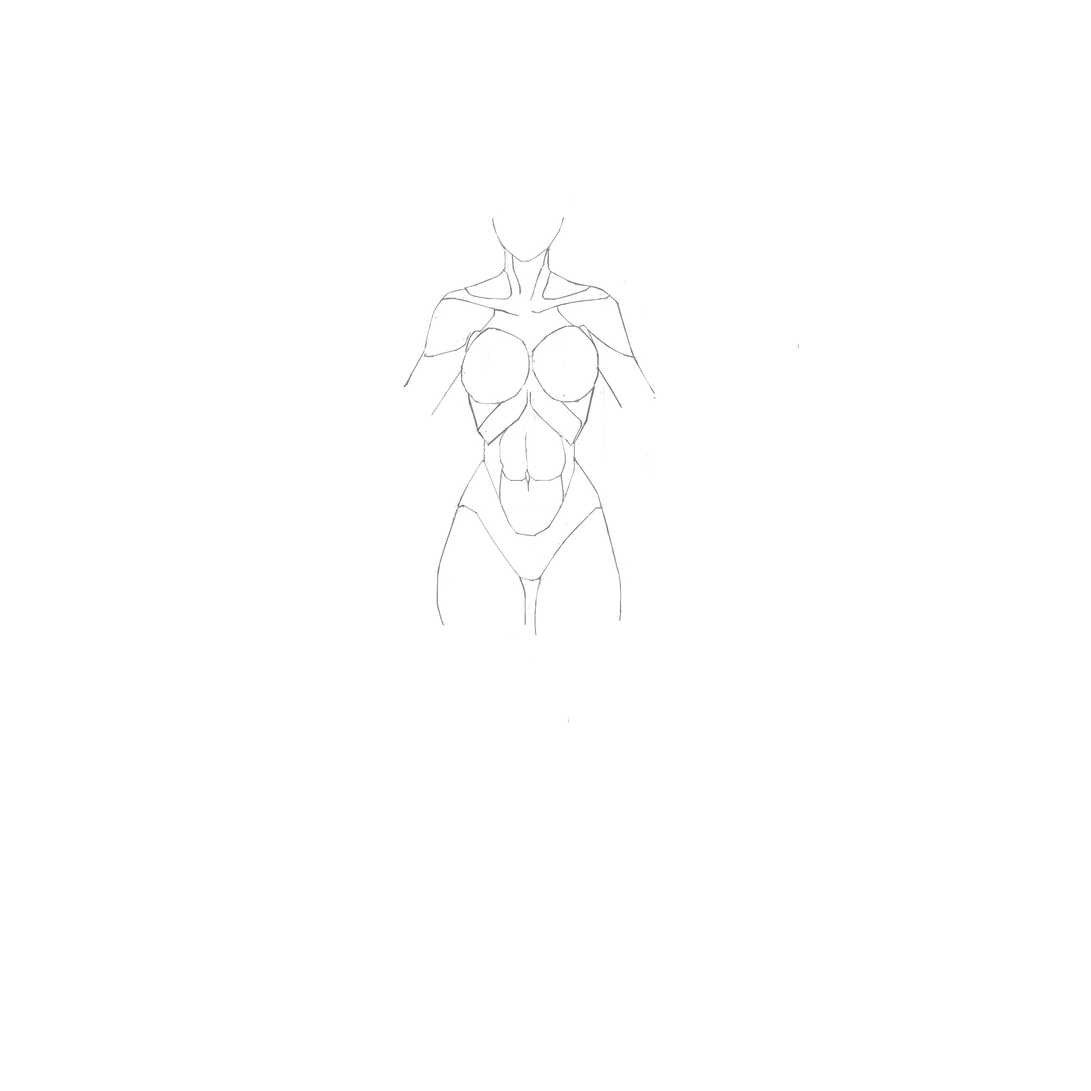
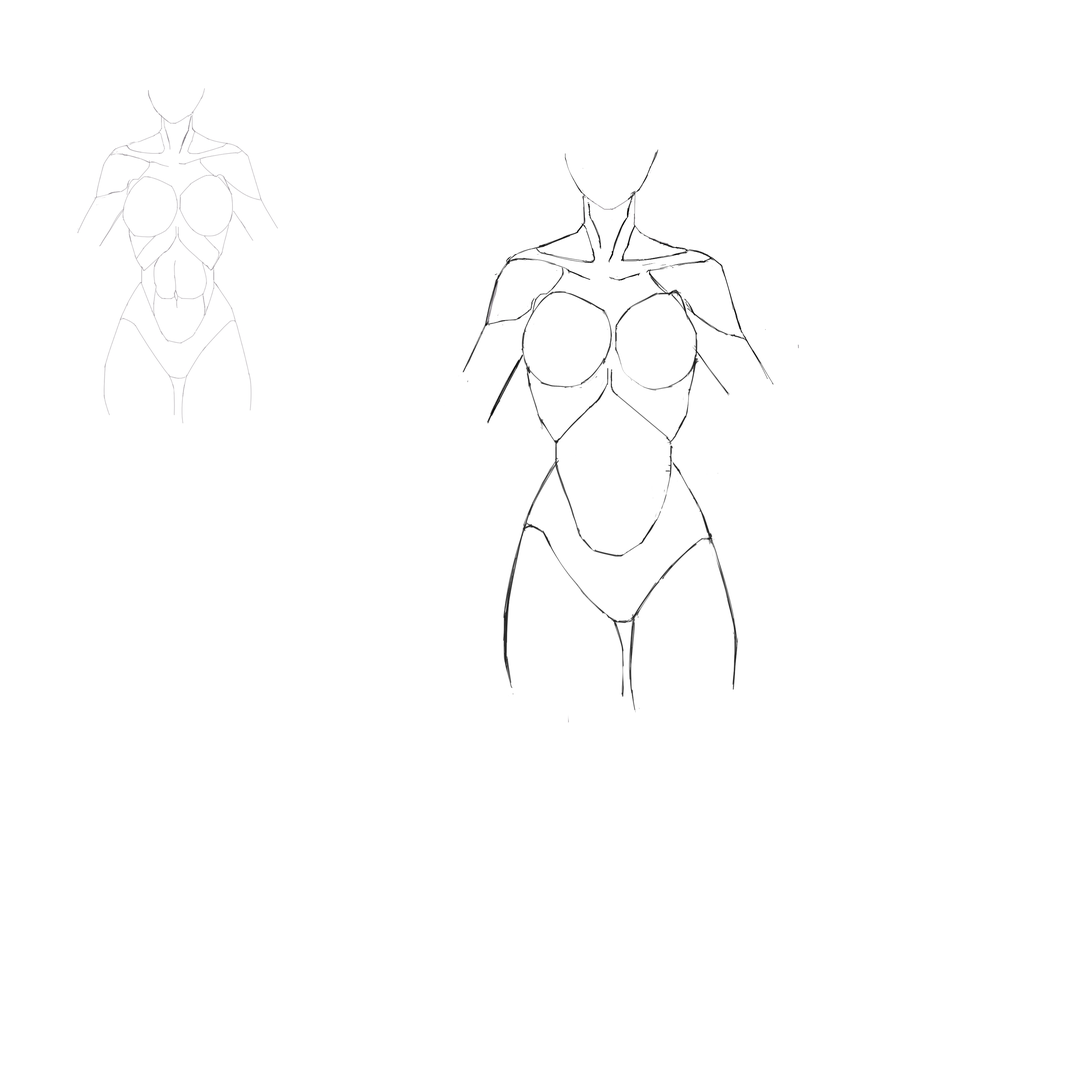
Comparing the layer stacks of the two 1091×1091 images. Changes:
added layer "Layer 6" above "Layer 2" over [443, 149, 774, 714]
added layer "Layer 2" above "Layer 1" over [77, 88, 278, 424]
renamed "Layer 17" to "Layer 1", hid it, opacity 100% → 38%, painted on it over [403, 197, 657, 659]
